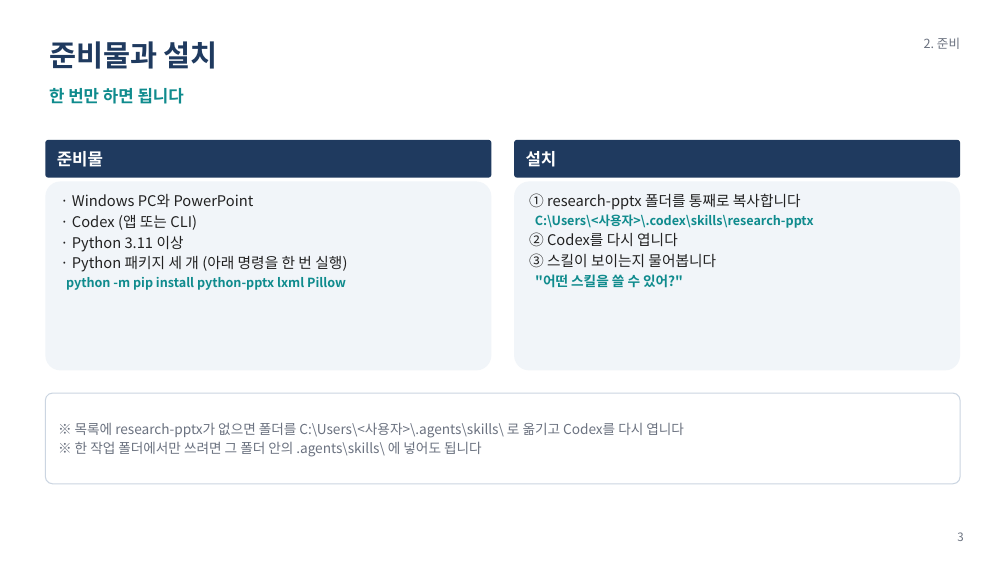
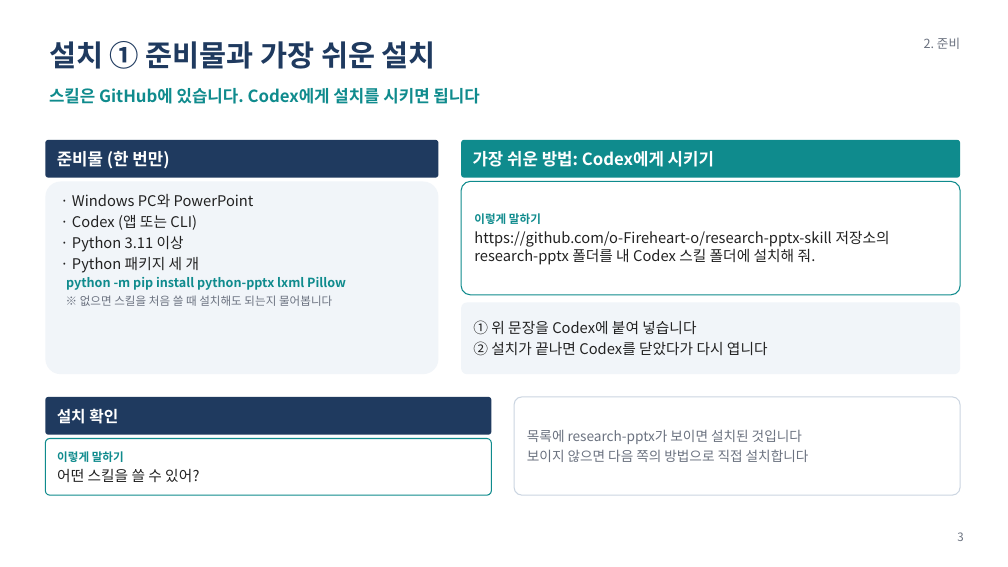
Before and after one commit to o-Fireheart-o/research-pptx-skill, a slide deck: slide 3 of docs/research-pptx 사용 매뉴얼.pptx. Drawn at 1008x567 pixels with LibreOffice and Linux fonts; fonts in the diff are those of the drawing. Boxes give left, top, right and bottom in pixels: in the first picture for what was removed or moved away, otherwise in the second. Text is boxed around its words. In the diff, an @@ line names an element or a change of style, - is before the commit and + after.

```diff
--- a/docs/research-pptx 사용 매뉴얼.pptx
+++ b/docs/research-pptx 사용 매뉴얼.pptx
@@ text at [49,41,436,69]: text changed @@
-준비물과 설치
+설치 ① 준비물과 가장 쉬운 설치
@@ text at [49,88,479,104]: text changed @@
-한 번만 하면 됩니다
+스킬은 GitHub에 있습니다. Codex에게 설치를 시키면 됩니다
@@ rounded rectangle "준비물 (한 번만)": place and size @@
-rounded rectangle "준비물 (한 번만)" at [45,140,492,178]
+rounded rectangle "준비물 (한 번만)" at [45,140,439,178]
@@ rounded rectangle "가장 쉬운 방법: Codex에게 시키기": place and size @@
-rounded rectangle "가장 쉬운 방법: Codex에게 시키기" at [514,140,960,178]
+rounded rectangle "가장 쉬운 방법: Codex에게 시키기" at [461,140,960,178]
@@ rounded rectangle "가장 쉬운 방법: Codex에게 시키기" at [461,140,960,178]: fill #1F3A5F to #0F8B8D @@
@@ text in rounded rectangle at [57,151,169,169]: text changed @@
-준비물
+준비물 (한 번만)
@@ text in rounded rectangle at [473,151,714,167]: text changed @@
-설치
+가장 쉬운 방법: Codex에게 시키기
@@ rounded rectangle "· Windows PC와 PowerPoint": place and size @@
-rounded rectangle "· Windows PC와 PowerPoint" at [45,181,492,371]
+rounded rectangle "· Windows PC와 PowerPoint" at [45,181,439,374]
@@ rounded rectangle "이렇게 말하기": place and size @@
-rounded rectangle "이렇게 말하기" at [514,181,960,371]
+rounded rectangle "이렇게 말하기" at [461,181,960,295]
@@ rounded rectangle "이렇게 말하기" at [461,181,960,295]: vertical alignment top to middle; fill #F1F5F9 to #FFFFFF; outline none to #0F8B8D 1 pt @@
@@ text in rounded rectangle at [474,213,890,265]: text changed; text colour #0F8B8D to #222222; bold off @@
-① research-pptx 폴더를 통째로 복사합니다
-C:\Users\<사용자>\.codex\skills\research-pptx
-② Codex를 다시 엽니다
-③ 스킬이 보이는지 물어봅니다
-"어떤 스킬을 쓸 수 있어?"
+이렇게 말하기
+https://github.com/o-Fireheart-o/research-pptx-skill 저장소의 research-pptx 폴더를 내 Codex 스킬 폴더에 설치해 줘.
@@ text in rounded rectangle at [72,257,200,273]: text changed @@
-· Python 패키지 세 개 (아래 명령을 한 번 실행)
+· Python 패키지 세 개
@@ text in rounded rectangle at [80,295,332,306]: paragraph added @@
+※ 없으면 스킬을 처음 쓸 때 설치해도 되는지 물어봅니다
@@ rounded rectangle "① 위 문장을 Codex에 붙여 ...": place and size @@
-rounded rectangle "① 위 문장을 Codex에 붙여 ..." at [45,393,960,484]
+rounded rectangle "① 위 문장을 Codex에 붙여 ..." at [461,302,960,374]
@@ rounded rectangle "① 위 문장을 Codex에 붙여 ..." at [461,302,960,374]: fill #FFFFFF to #F1F5F9; outline #CBD5E1 1 pt to none @@
@@ text in rounded rectangle at [473,320,768,356]: text changed; size 13 to 14 pt; text colour #6B7280 to #222222 @@
-※ 목록에 research-pptx가 없으면 폴더를 C:\Users\<사용자>\.agents\skills\ 로 옮기고 Codex를 다시 엽니다
-※ 한 작업 폴더에서만 쓰려면 그 폴더 안의 .agents\skills\ 에 넣어도 됩니다
+① 위 문장을 Codex에 붙여 넣습니다
+② 설치가 끝나면 Codex를 닫았다가 다시 엽니다
@@ rounded rectangle added at [45,397,492,435], fill #1F3A5F, 15 pt, text #FFFFFF, bold @@
+설치 확인
@@ rounded rectangle added at [514,397,960,495], fill #FFFFFF, outline #CBD5E1 1 pt, 13 pt, text #6B7280 @@
+목록에 research-pptx가 보이면 설치된 것입니다
+보이지 않으면 다음 쪽의 방법으로 직접 설치합니다
@@ rounded rectangle added at [45,439,492,495], fill #FFFFFF, outline #0F8B8D 1 pt, 14 pt, text #222222 @@
+이렇게 말하기
+어떤 스킬을 쓸 수 있어?
```
Also in this commit, not shown: 12 other slides changed, 1 slide added, 1 other file.
